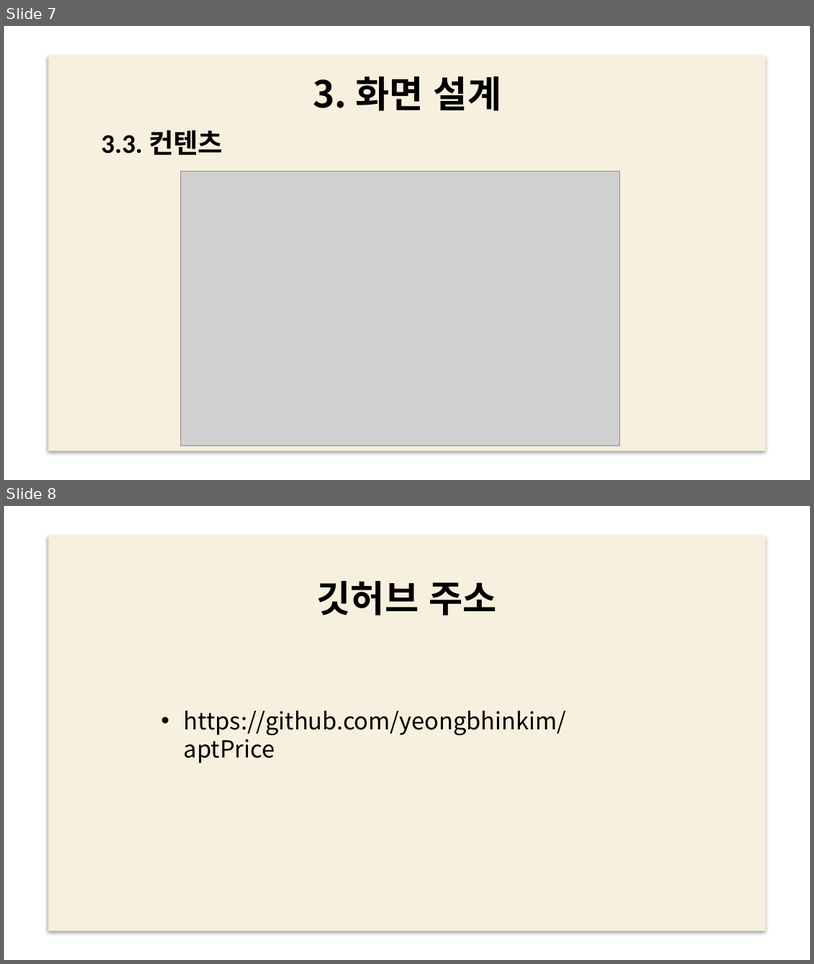
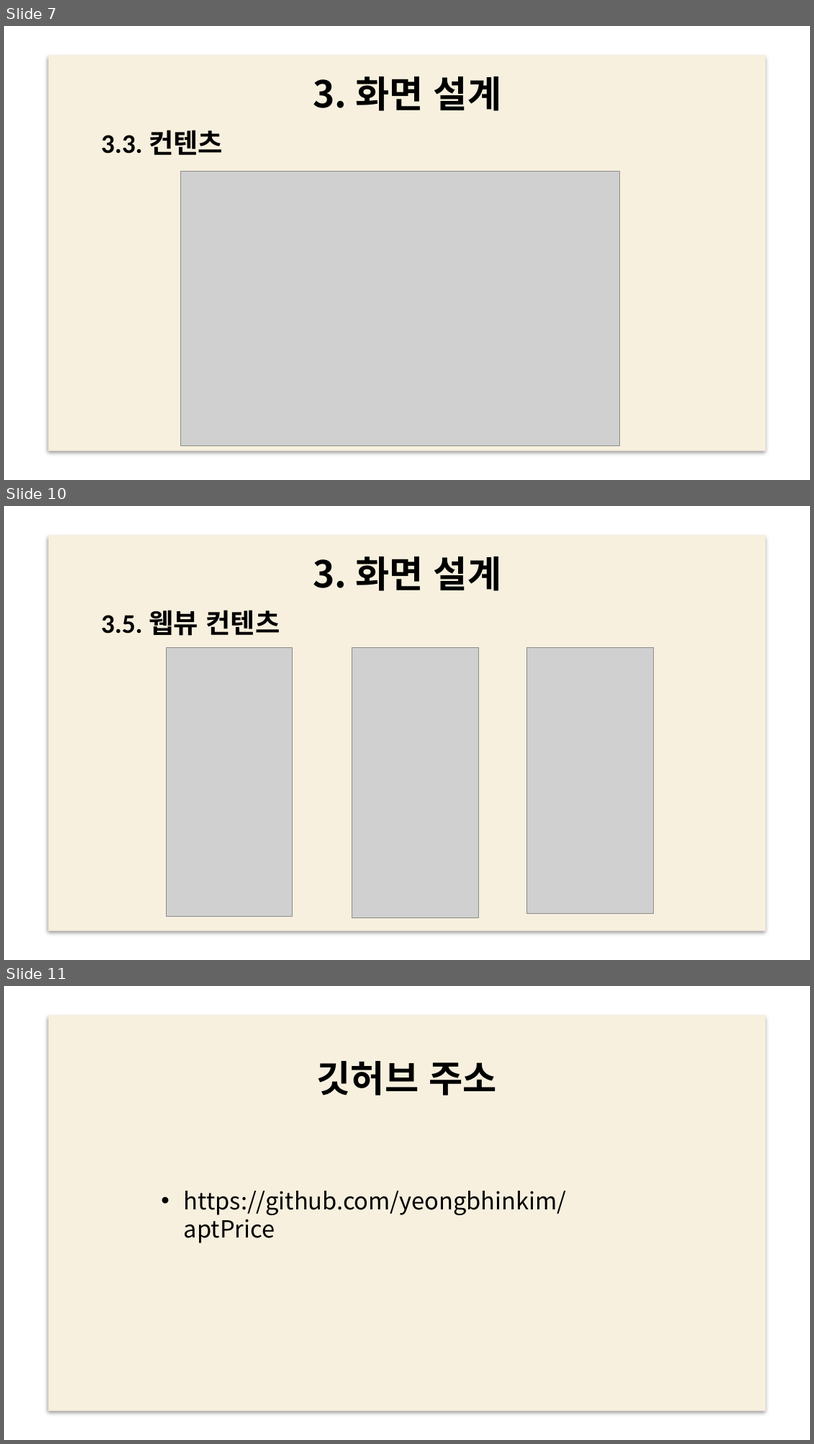
Before and after one commit to yeongbhinkim/aptPrice, a slide deck: aptSurfer.pptx. Shown one above the other, each under a label of ours: slides 7 and 8 before the commit, slides 7, 10 and 11 after it; the slides between them are not shown. The pictures are 814x964 and 814x1444 pixels, drawn with LibreOffice and Linux fonts; fonts in the diff are those of the drawing; grey boxes stand for pictures; background and template pictures are left out. Boxes give left, top, right and bottom in pixels: in the first picture for what was removed or moved away, otherwise in the second. Text is boxed around its words. In the diff, an @@ line names an element or a change of style, - is before the commit and + after.

```diff
--- a/aptSurfer.pptx
+++ b/aptSurfer.pptx
@@ slide 10 added at box(4, 506, 810, 960), background picture (left out); not listed: 1 template element that a slide beside it also shows @@
@@ title added at box(313, 556, 502, 591), 44 pt, text #000000, bold @@
+3. 화면 설계
@@ title added at box(101, 610, 280, 636), 32 pt, text #000000, bold @@
+3.5. 웹뷰 컨텐츠
@@ picture added at box(167, 648, 293, 916) @@
@@ picture added at box(352, 648, 479, 917) @@
@@ picture added at box(527, 648, 654, 913) @@
@@ what was slide 8 is now slide 11 @@
```
Also in this commit, not shown: 1 slide changed, 2 other slides added, 7 other files.
